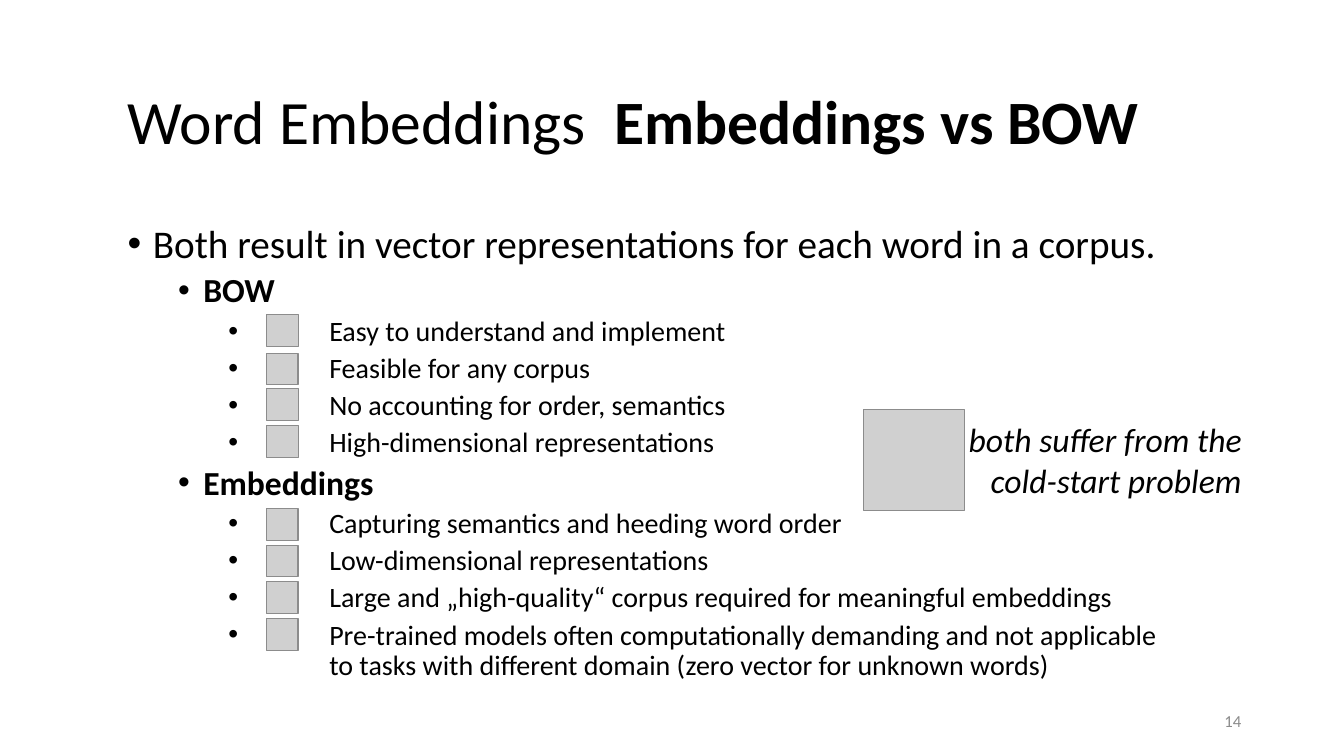
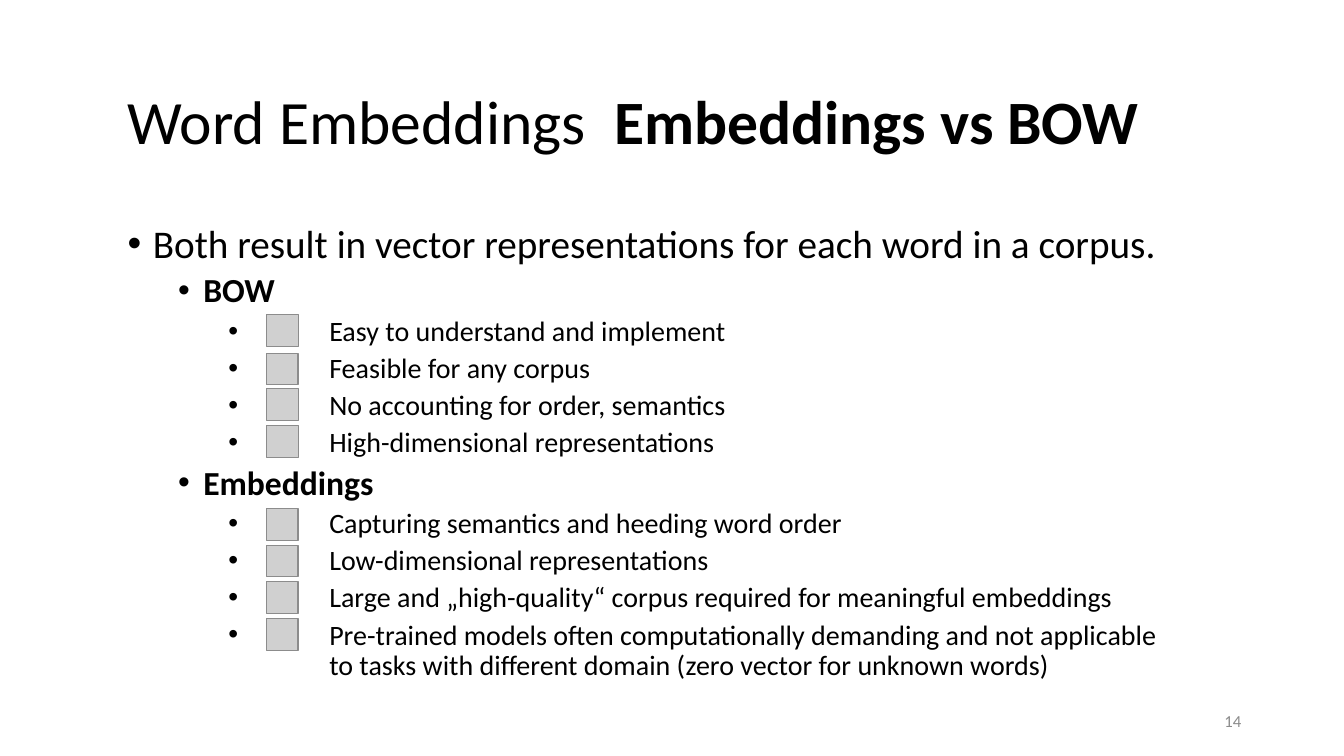
Before and after one commit to lisa-wm/consulting, a slide deck: slide 14 of 5_seminar/contents_part_II/slides/slides_II_3.pptx. Drawn at 1344x756 pixels with LibreOffice and Linux fonts; fonts in the diff are those of the drawing; grey boxes stand for pictures. Boxes give left, top, right and bottom in pixels: in the first picture for what was removed or moved away, otherwise in the second. Text is boxed around its words. In the diff, an @@ line names an element or a change of style, - is before the commit and + after.

```diff
--- a/5_seminar/contents_part_II/slides/slides_II_3.pptx
+++ b/5_seminar/contents_part_II/slides/slides_II_3.pptx
@@ picture removed at [864, 409, 965, 510] @@
@@ text removed at [969, 428, 1242, 499] @@
-both suffer from the cold-start problem
```
Also in this commit, not shown: 10 other files.
